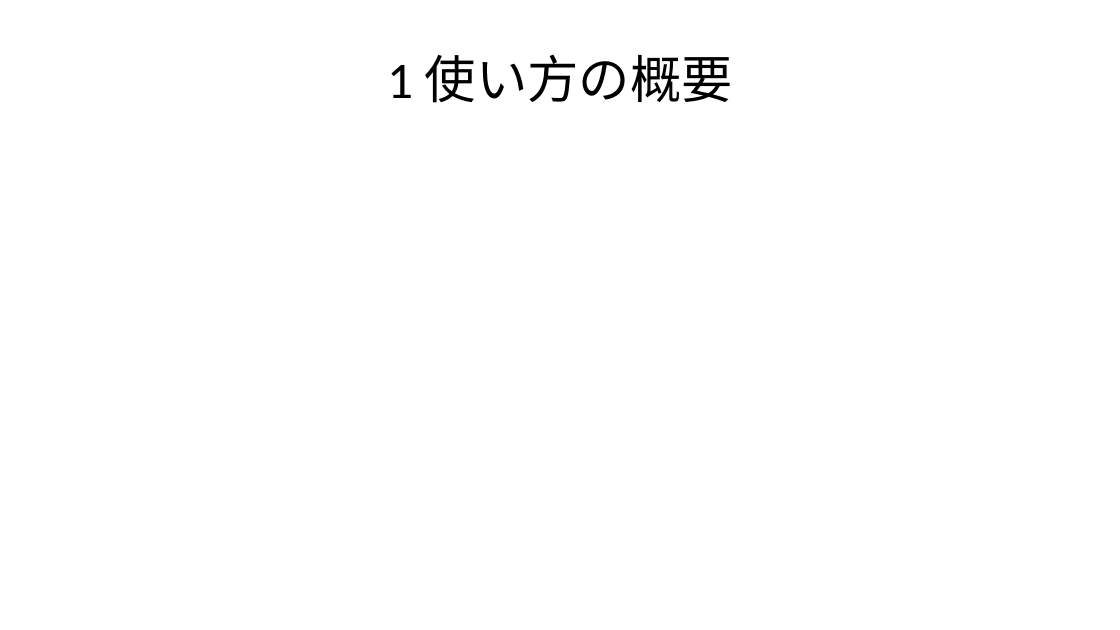
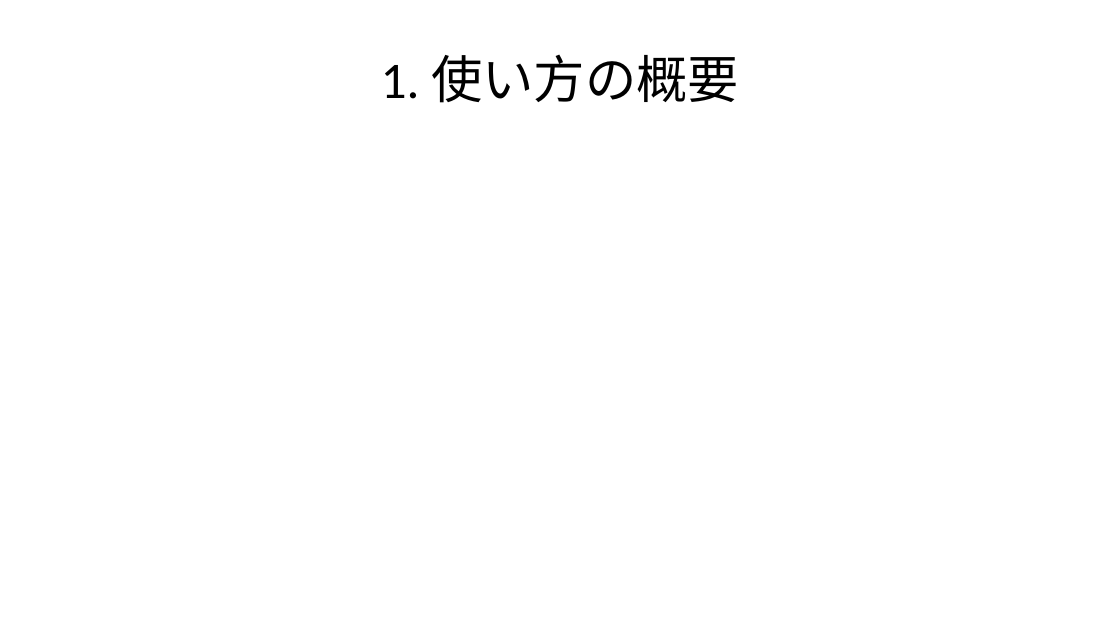
Before and after one commit to 162348/162348.github.io, a slide deck: slide 3 of docs/posts/2023/Lifestyle/QuartoBasics.pptx. Drawn at 1120x630 pixels with LibreOffice and Linux fonts; fonts in the diff are those of the drawing. Boxes give left, top, right and bottom in pixels: in the first picture for what was removed or moved away, otherwise in the second. Text is boxed around its words. In the diff, an @@ line names an element or a change of style, - is before the commit and + after.

```diff
--- a/docs/posts/2023/Lifestyle/QuartoBasics.pptx
+++ b/docs/posts/2023/Lifestyle/QuartoBasics.pptx
@@ title at bbox=[381, 55, 739, 103]: text changed @@
-1 使い方の概要
+1. 使い方の概要
```
Also in this commit, not shown: 3 other slides changed, 25 other files.
